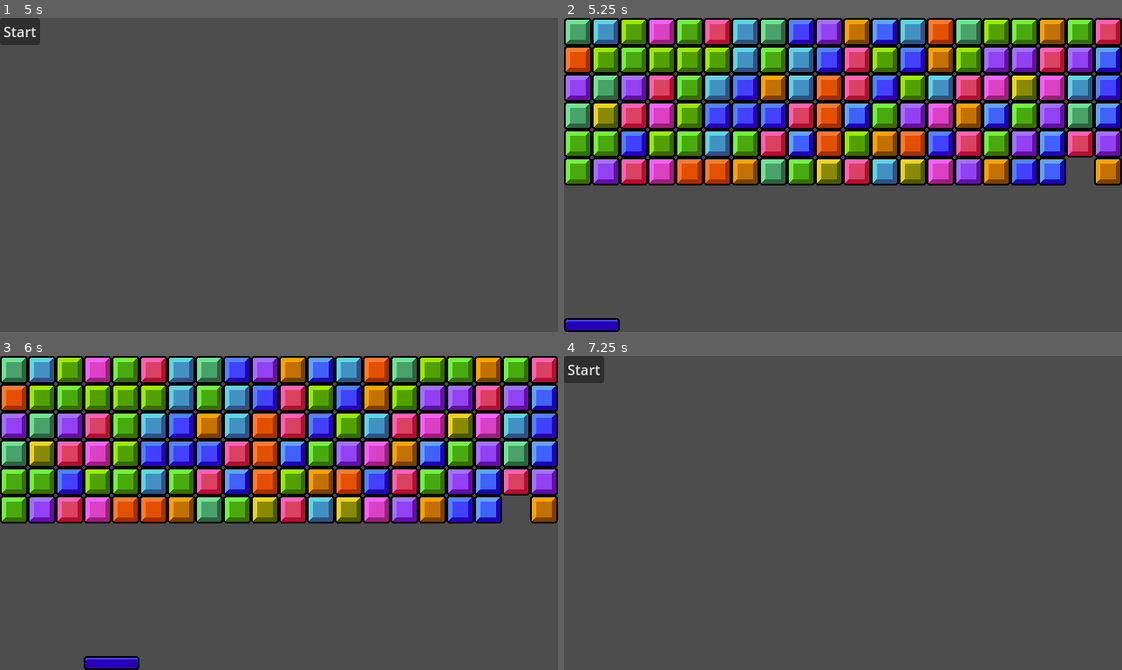
Above: before the commit, frames 1-4 (two rows, left to right).
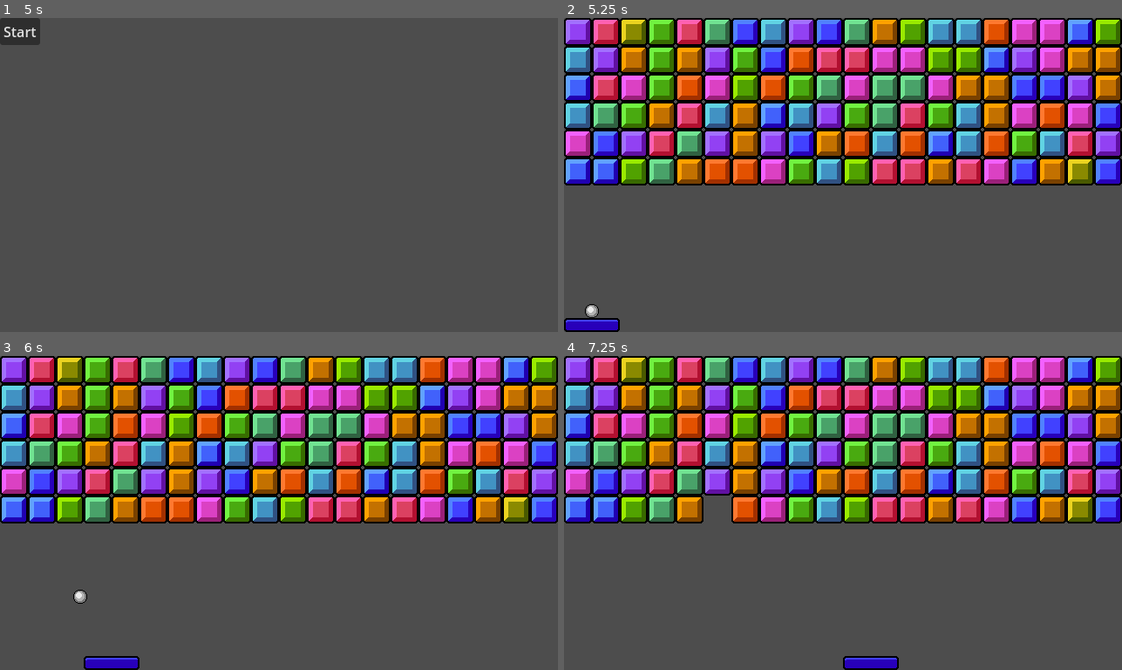
Above: after the commit, the same moments.

Repository: SnabbKneht/Blicblock
Game: Godot game, scene res://scenes/menu.tscn
Two runs of this game, one before a commit and one after it. Both use one fixed random seed, a clock stepped at 60 frames per second and the inputs below.
Inputs (mouse positions are in pixels of both pictures, inside the frame that each line leads up to):
- Up to frame 1 (5 s): click "Start" at 0.5 s; tap Enter at 1.25 s; move the mouse to (401, 159) at 1.27 s; click (401, 159) at 1.35 s; move the mouse to (167, 190) at 2.02 s; click (167, 190) at 2.1 s; click (167, 190) at 2.75 s; move the mouse to (334, 105) at 2.77 s; click (334, 105) at 2.85 s; click (334, 105) at 3.5 s; move the mouse to (251, 237) at 3.52 s; click (251, 237) at 3.6 s; click (251, 237) at 4.25 s; move the mouse to (446, 222) at 4.27 s; click (446, 222) at 4.35 s
- Up to frame 2 (5.25 s): click "Start" at 5 s
- Up to frame 3 (6 s): click (22, 368) at 5.75 s; move the mouse to (111, 465) at 5.77 s; click (111, 465) at 5.85 s
- Up to frame 4 (7.25 s): move the mouse to (870, 513) at 6.52 s; click (870, 513) at 6.6 s

Frame 1 is identical in both runs. In frame 2, 37% of the frame differs, in the area x 0-100%, y 0-96%; in frame 3, 37%; in frame 4, 53%, in the area x 0-100%, y 0-100%.

Commit message:
Fix scene loading

Diff:
--- a/scripts/scene_loader.gd
+++ b/scripts/scene_loader.gd
@@ -1,8 +1,8 @@
 extends Node
 
 
-var menu_scene = preload("res://scenes/menu.tscn").instantiate()
-var main_scene = preload("res://scenes/main.tscn").instantiate()
+var menu_scene = preload("res://scenes/menu.tscn")
+var main_scene = preload("res://scenes/main.tscn")
 
 
 var current_scene
@@ -13,6 +13,8 @@
 
 
 func load_scene(scene):
-	get_tree().root.add_child(scene)
+	var new_scene = scene.instantiate()
+	get_tree().root.add_child(new_scene)
 	get_tree().root.remove_child(current_scene)
-	current_scene = scene
+	current_scene.queue_free()
+	current_scene = new_scene
